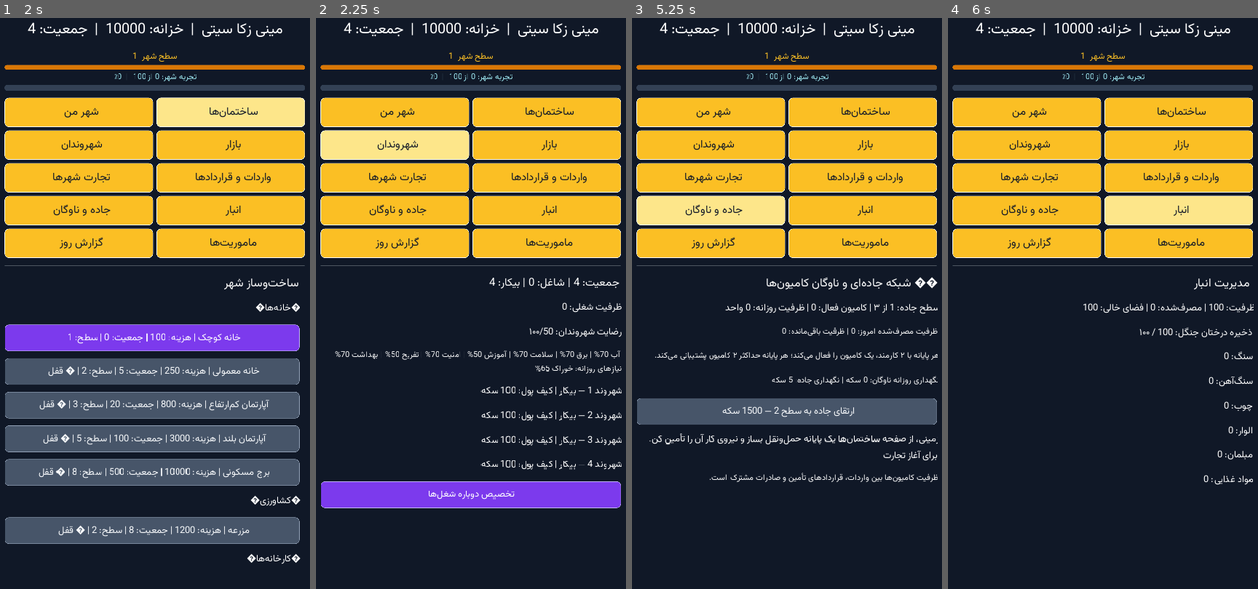
Above: before the commit, frames 1-4 (left to right).
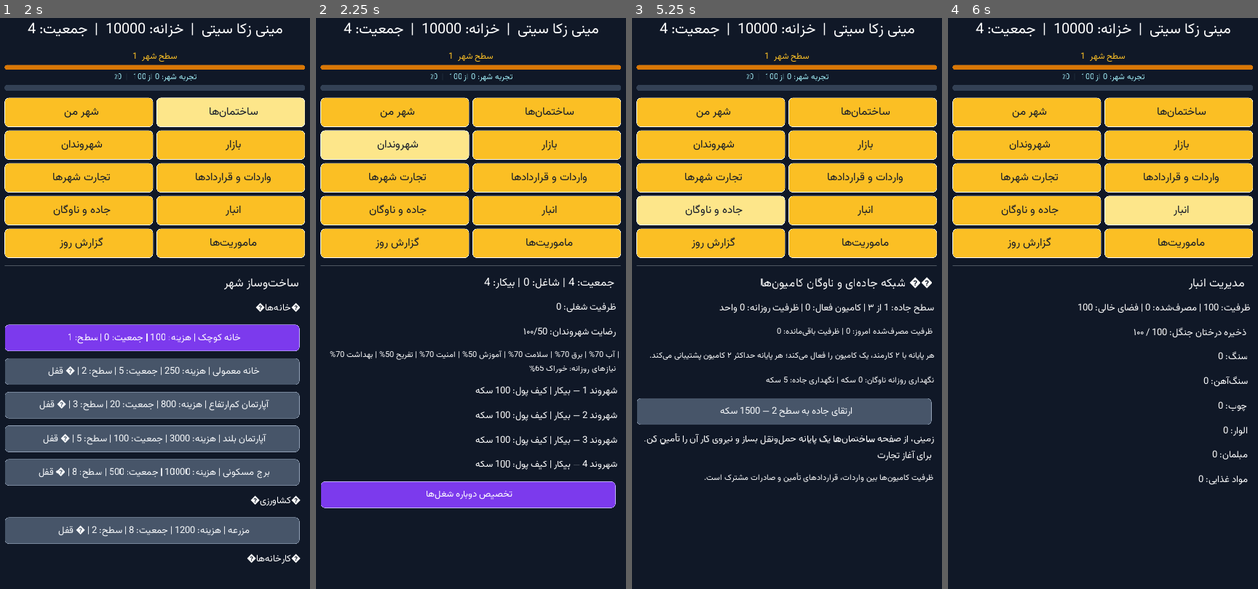
Above: after the commit, the same moments.

Repository: zekainstabot/mini-zeka-city
Game: Godot game, scene res://Main.tscn
Two runs of this game, one before a commit and one after it. Both use one fixed random seed, a clock stepped at 60 frames per second and the inputs below.
Inputs:
- Up to frame 1 (2 s): click "ﻦﻣ ﺮﻬﺷ" at 0.5 s; click "ﺎﻫ‌ﻥﺎﻤﺘﺧﺎﺳ" at 1.25 s
- Up to frame 2 (2.25 s): click "ﻥﺍﺪﻧﻭﺮﻬﺷ" at 2 s
- Up to frame 3 (5.25 s): click "ﺭﺍﺯﺎﺑ" at 2.75 s; click "ﺎﻫﺮﻬﺷ ﺕﺭﺎﺠﺗ" at 3.5 s; click "ﺎﻫﺩﺍﺩﺭﺍﺮﻗ ﻭ ﺕﺍﺩﺭﺍﻭ" at 4.25 s; click "ﻥﺎﮔﻭﺎﻧ ﻭ ﻩﺩﺎﺟ" at 5 s
- Up to frame 4 (6 s): click "ﺭﺎﺒﻧﺍ" at 5.75 s

Frame 1 is identical in both runs. In frame 2, 2.9% of the frame differs, in the area x 4-99%, y 45-86%; in frame 3, 3.7%, in the area x 3-99%, y 45-82%; in frame 4, 1.3%.

Commit message:
Add bottom scroll padding for mobile safe area

Diff:
--- a/scripts/Main.gd
+++ b/scripts/Main.gd
@@ -421,6 +421,11 @@
 					_add_button(" دریافت پاداش: "+str(definition.reward), self, "claim_mission", [mission_index])
 		_:
 			_add_label("بخش پیدا نشد.")
+	# Extra scrollable safe area so the last controls/text stay above Android browser navigation bars.
+	var bottom_scroll_space = Control.new()
+	bottom_scroll_space.rect_min_size = Vector2(0, 180 if get_viewport_rect().size.x < 900 else 90)
+	bottom_scroll_space.size_flags_horizontal = Control.SIZE_EXPAND_FILL
+	content.add_child(bottom_scroll_space)
 	header_label.text = PersianText.reshaper("مینی زکا سیتی  |  خزانه: %d  |  جمعیت: %d" % [s.money,s.population])
 
 func _service_summary():
